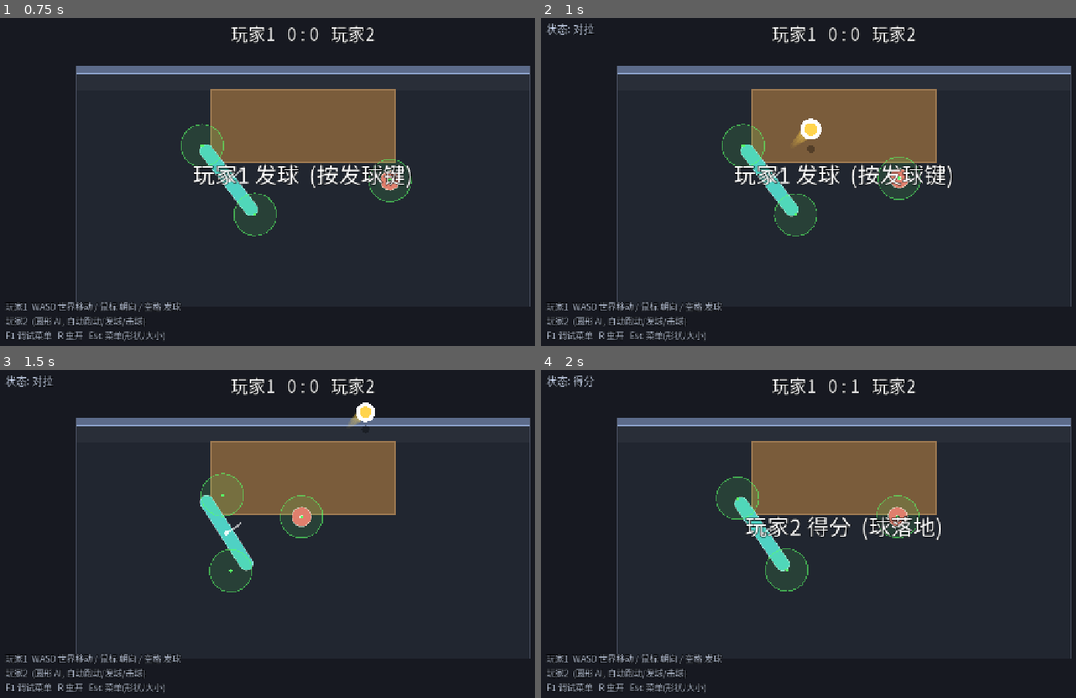
Above: before the commit, frames 1-4 (two rows, left to right).
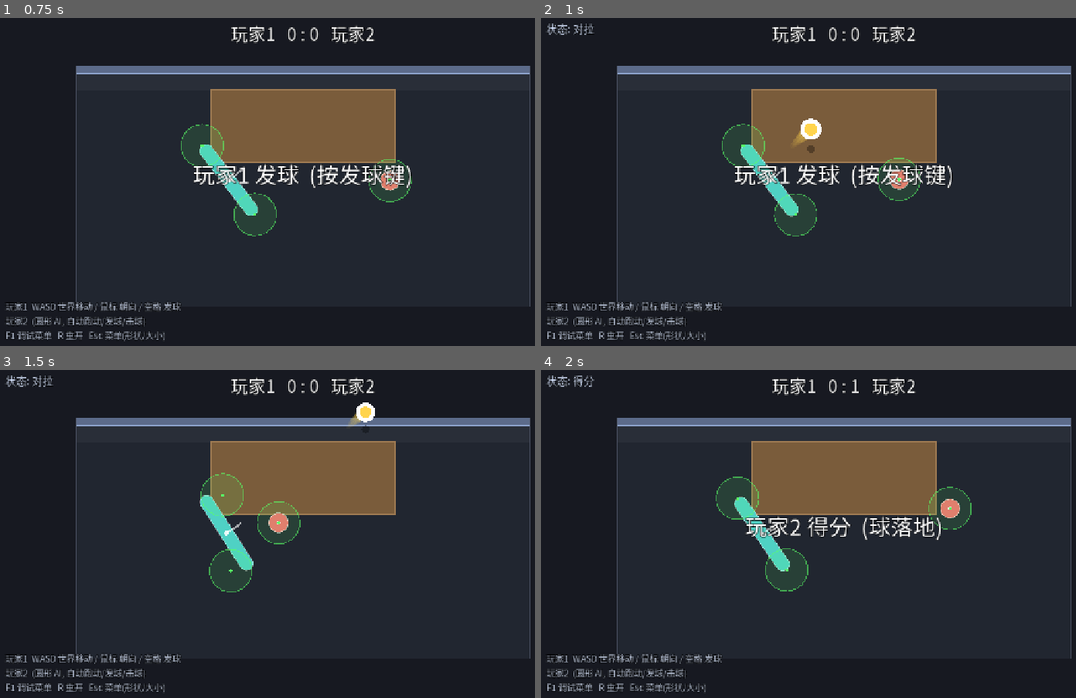
Above: after the commit, the same moments.

Repository: shuperidou/BMA-Arena
Game: Godot game, scene res://scenes/Main.tscn
The game is run twice, just before and just after one commit, with the same random seed, the same clock (stepped at 60 frames per second) and the same inputs.
Inputs (mouse positions are in pixels of both pictures, inside the frame that each line leads up to):
- Up to frame 1 (0.75 s): tap Enter at 0.5 s; move the mouse to (438, 168) at 0.52 s; hold D from 0.53 s (still down); tap 2 at 0.6 s; click (438, 168) at 0.67 s
- Up to frame 2 (1 s): keep holding D; tap Space at 0.77 s
- Up to frame 3 (1.5 s): release D at 1.25 s; drag from (181, 556) to (272, 606) at 1.27 s
- Up to frame 4 (2 s): no input

Frame 1 is identical in both runs. In frame 2, 0.1% of the frame differs, in the area x 63-71%, y 42-56%; in frame 3, 0.9%; in frame 4, 1.0%, in the area x 62-81%, y 35-52%.

Commit message:
feat(ai): expert/master AI compensates wall-bounce loss when solving shot power (accurate landing), still via same HitSystem (parity); lower levels keep naive shot

Diff:
--- a/scripts/autoload/game_config.gd
+++ b/scripts/autoload/game_config.gd
@@ -255,20 +255,20 @@
 ## 桌/墙是实体碰撞, 但球的可接点在桌正上方 -> 追击目标要投影到桌外(贴桌沿伸判定区够球),
 ## 否则 AI 会直线怼进桌子卡死。
 var ai_hit_reach: float = 44.0          ## 判定区触球半径 (AI 用; = 玩家 hit_reach, 保持平等)
-var ai_body_clearance: float = 22.0     ## 目标点必须离(缩过的)桌/边界这么多 (机身半径 + 余量)
+var ai_body_clearance: float = 40.0     ## 目标点必须离(缩过的)桌/边界这么多 (机身半径 + 余量)
 var ai_arm_len: float = 36.0            ## AI"手臂": 判定点朝球方向可伸出的最大长度 (能越桌够球)
 var ai_min_hit_height: float = 90.0     ## 最低击球高度: 球升到这么高(且已过顶点)才出手 -> 保证有滞空
 var ai_arm_speed: float = 500.0         ## 手臂伸/缩的速度上限 (px/s) -> 有连续性, 不瞬伸
 var ai_arm_accel: float = 2500.0        ## 手臂伸/缩的加速度上限 (px/s^2)
 var ai_personal_space: float = 78.0     ## 与对手保持的"个人空间"; 太近就侧向绕开
-var ai_arrive_dist: float = 16.0        ## 到达目标的判定距离 (越大越稳, 减少来回抖)
+var ai_arrive_dist: float = 20.0        ## 到达目标的判定距离 (越大越稳, 减少来回抖)
 var ai_target_smooth: float = 0.30      ## 目标平滑系数 (每帧向新目标插值; 1=不平滑)
 var ai_avoid_gain: float = 1.2          ## 绕对手的侧向权重
 var ai_stuck_velocity: float = 30.0     ## 想动却低于此速度视为"卡住"
 var ai_unstick_frames: int = 14         ## 连续卡住这么多帧 -> 触发脱困侧移
 var ai_unstick_gain: float = 1.6        ## 脱困侧移权重
 var ai_shot_depth_jitter: float = 0.12  ## 击球落点深度抖动 (±比例); 0=完全精确
-var ai_feint_switch_dist: float = 150.0  ## 假动作: 球近至此距离内才切换成真实朝向
+var ai_feint_switch_dist: float = 200.0  ## 假动作: 球近至此距离内才切换成真实朝向
 
 ## ---- AI 强度 / 等级 (ESC 菜单选择) ----
 ## 等级 = 一组"能力与技巧": 失误率 / 挑对手对侧落点 / 假动作 / 扣杀。
--- a/scripts/player/player_controller.gd
+++ b/scripts/player/player_controller.gd
@@ -428,7 +428,17 @@
 	# 由 vz 反推所需水平球速 -> strength -> v_along (与 HitSystem 的力度曲线互逆)
 	var disc: float = vz * vz + 2.0 * g * (z0 - GameConfig.table_z)
 	var t_fl: float = (vz + sqrt(maxf(disc, 0.0))) / maxf(g, 1.0)
-	var want_speed: float = dist / maxf(t_fl, 0.0001) \
+	# 高手/大师: 自己调力度让球落桌 —— 补偿"墙反射损耗" (wall_bounce_factor<1 让反射段变慢,
+	# 否则落点会系统性偏移)。仍在玩家区间内、仍走 HitSystem -> 与玩家平等。
+	var t_eff: float = t_fl
+	if GameConfig.ai_level >= 3:
+		var wbf: float = clampf(GameConfig.wall_bounce_factor, 0.05, 1.0)
+		var w_y: float = GameConfig.wall_inner_y()
+		var fw: float = 0.0
+		if absf(from.y - aim.y) > 1.0:
+			fw = clampf((from.y - w_y) / (from.y - aim.y), 0.0, 1.0)
+		t_eff = maxf(t_fl * (1.0 - (1.0 - wbf) * fw), 0.0001)
+	var want_speed: float = dist / maxf(t_eff, 0.0001) \
 		* randf_range(1.0 - GameConfig.ai_shot_depth_jitter, 1.0 + GameConfig.ai_shot_depth_jitter)
 	var strength: float = clampf((want_speed - GameConfig.hit_speed_min) \
 		/ maxf(GameConfig.hit_speed_max - GameConfig.hit_speed_min, 1.0), 0.0, 1.0)
